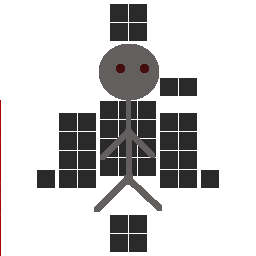
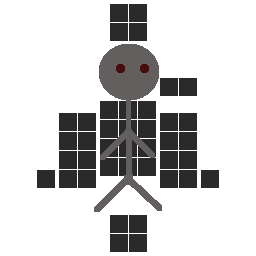
Layered file, before and after one edit (w=256, h=256). Changes by layer:
painted on "invent" over [0, 100, 1, 256]
